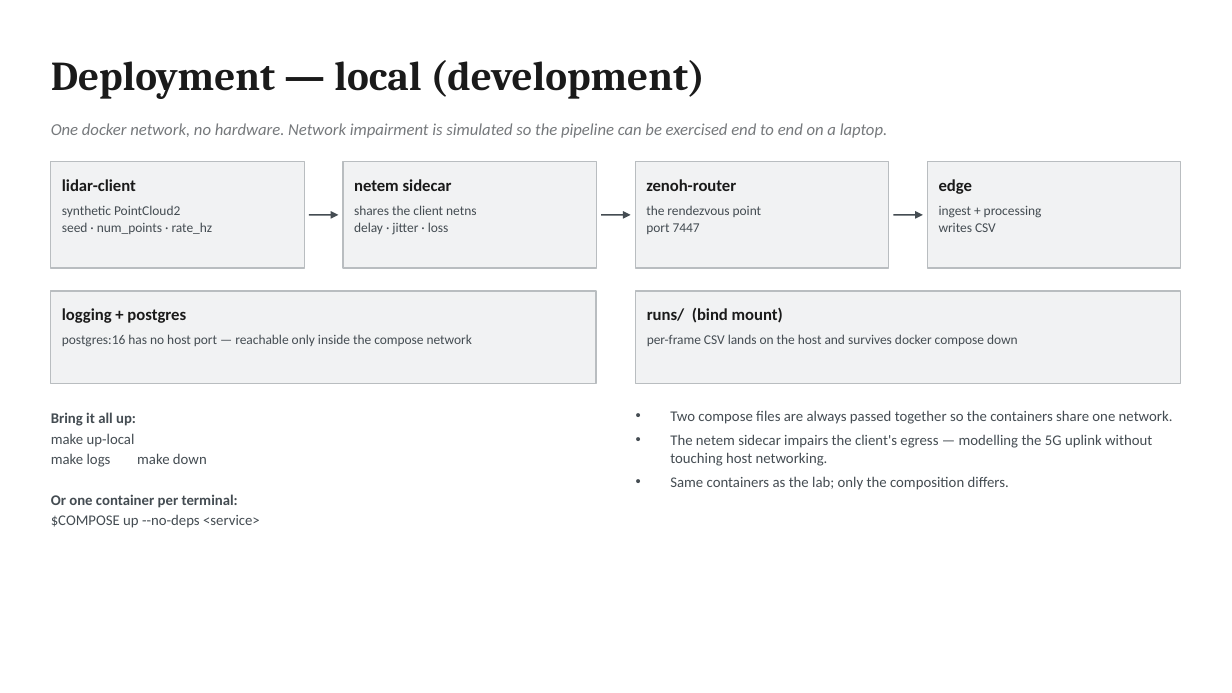
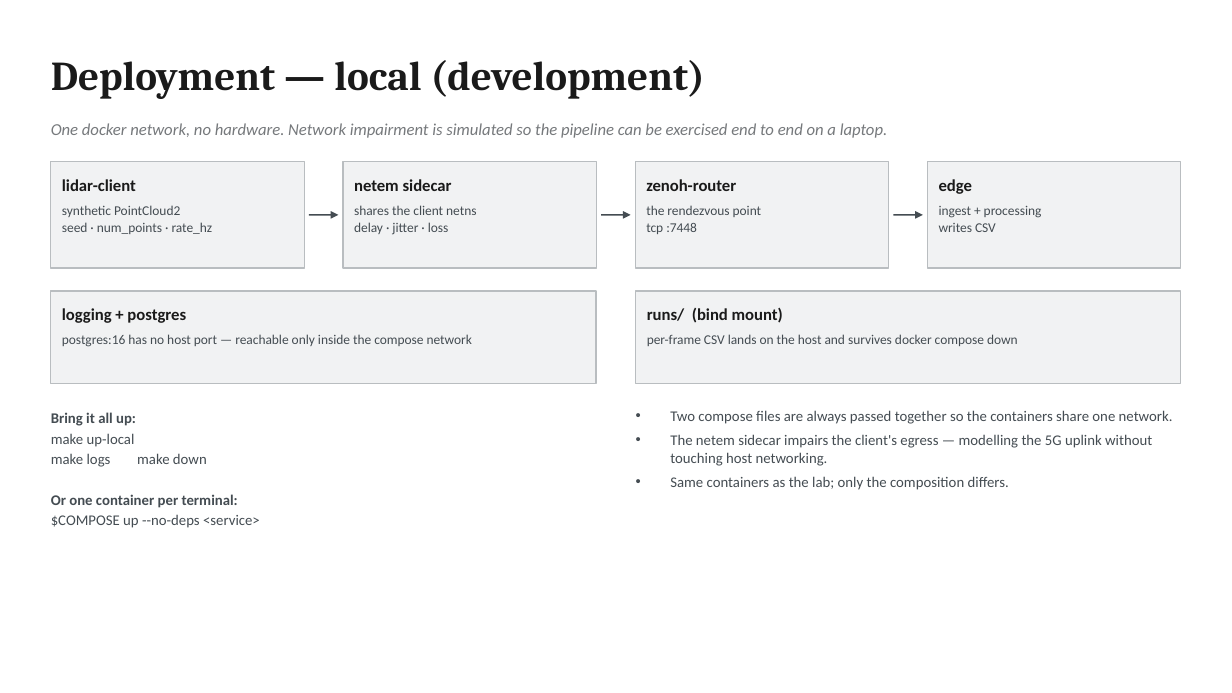
Before and after one commit to morosev/mec-cast, a slide deck: slide 2 of docs/slides/mec-cast-architecture.pptx. Drawn at 1232x693 pixels with LibreOffice and Linux fonts; fonts in the diff are those of the drawing. Boxes give left, top, right and bottom in pixels: in the first picture for what was removed or moved away, otherwise in the second. Text is boxed around its words. In the diff, an @@ line names an element or a change of style, - is before the commit and + after.

```diff
--- a/docs/slides/mec-cast-architecture.pptx
+++ b/docs/slides/mec-cast-architecture.pptx
@@ text at (646, 223, 697, 234): text changed @@
-port 7447
+tcp :7448
```
Also in this commit, not shown: 1 other slide changed, 14 other files.
